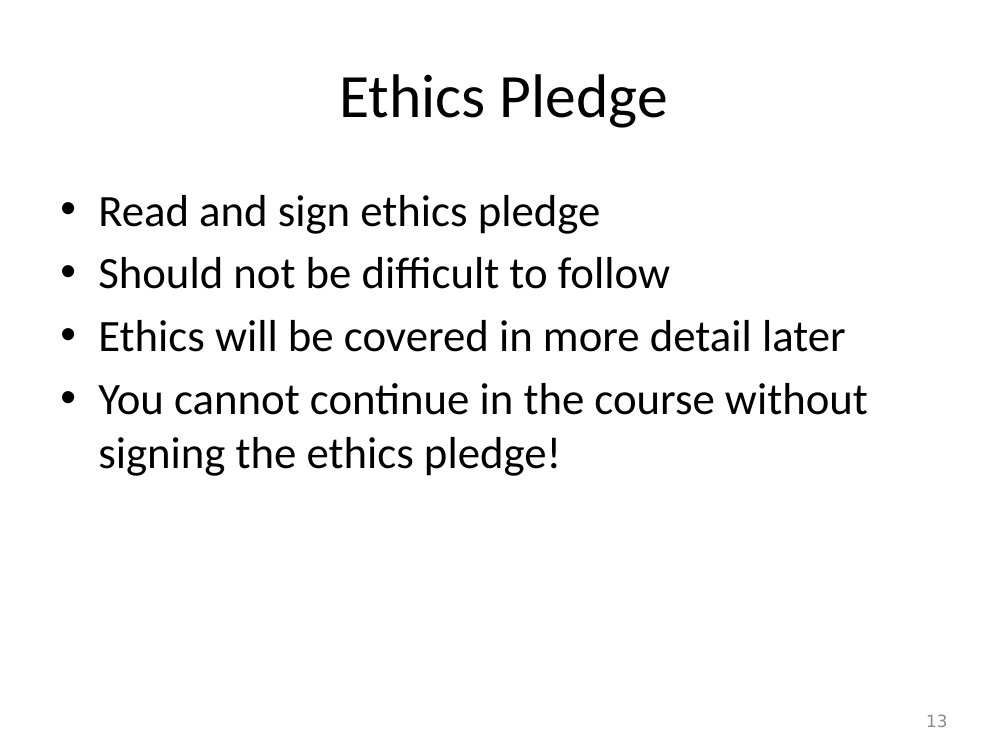
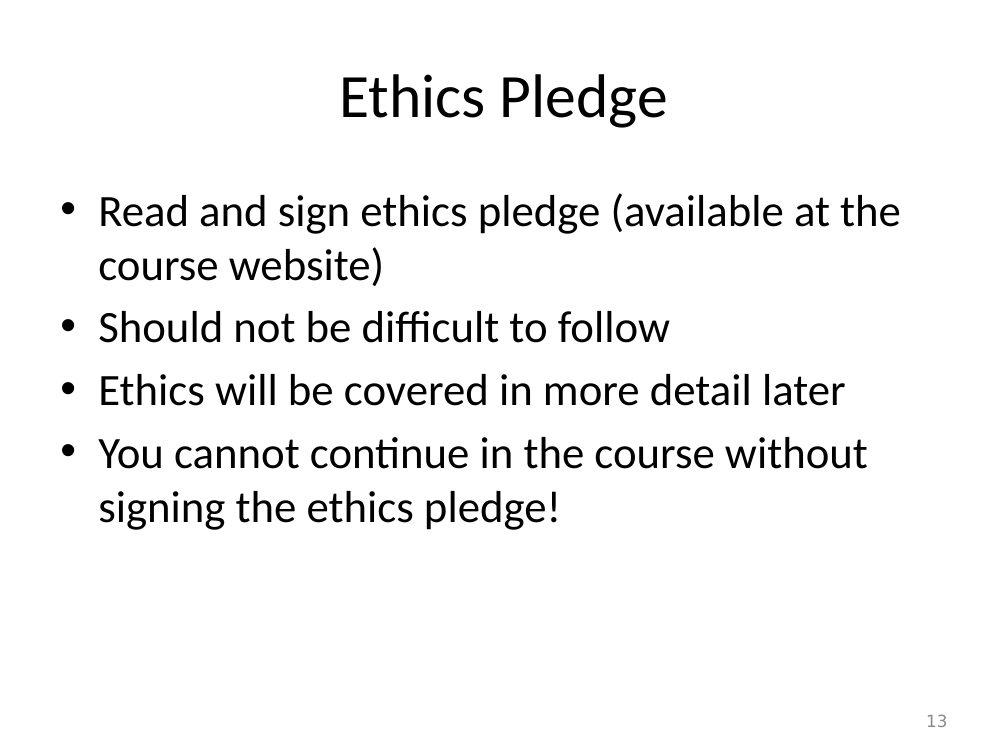
Before and after one commit to harrisonwl/harrisonwl.github.io, a slide deck: slide 13 of assets/courses/malware/spring2017/slides/week01/Intro.pptx. Drawn at 1008x756 pixels with LibreOffice and Linux fonts; fonts in the diff are those of the drawing; background and template pictures are left out. Boxes give left, top, right and bottom in pixels: in the first picture for what was removed or moved away, otherwise in the second. Text is boxed around its words. In the diff, an @@ line names an element or a change of style, - is before the commit and + after.

```diff
--- a/assets/courses/malware/spring2017/slides/week01/Intro.pptx
+++ b/assets/courses/malware/spring2017/slides/week01/Intro.pptx
@@ text at <box>98,193,901,286</box>: text changed @@
-• Read and sign ethics pledge
+• Read and sign ethics pledge (available at the course website)
```
Also in this commit, not shown: 1 other slide changed, 10 other files.
